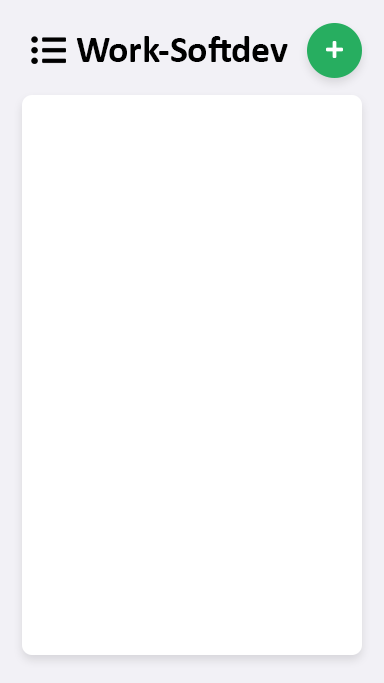
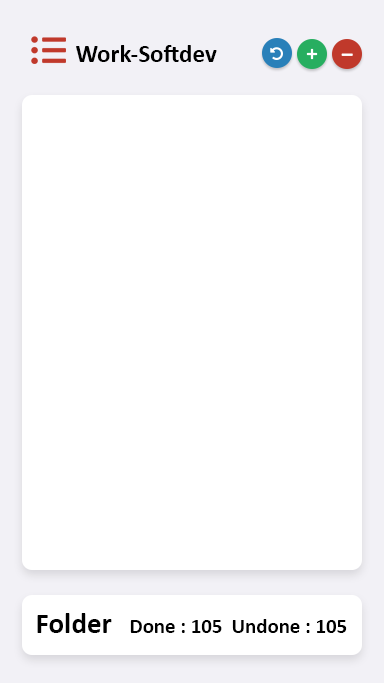
Layer changes from the first 384 x 683 image to the second:
moved "plus-solid" (1st of 2, in "Group 2 copy") into group "Group 2 copy" over [326, 41, 343, 58]
added group "undone" with 2 layers above "done" over [262, 38, 292, 68]
added layer "undo-alt-solid" in group "undone" over [270, 47, 283, 60]
added layer "Ellipse 1" (2nd of 5, in "undone") in group "undone" over [262, 38, 292, 68]
added group "add" with 2 layers above "del" over [297, 39, 327, 69]
added layer "plus-solid" (2nd of 2, in "add") in group "add" over [306, 48, 318, 60]
added layer "Ellipse 1" (4th of 5, in "add") in group "add" over [297, 39, 327, 69]
added layer "minus-solid" in group "del" over [341, 53, 353, 56]
painted on "Ellipse 1" (5th of 5, in "del") over [307, 23, 362, 78]
added layer "Done : 105" in group "Group 1" over [130, 620, 222, 633]
added layer "Undone : 105" in group "Group 1" over [232, 619, 347, 633]
added layer "Folder" in group "Group 1" over [37, 613, 112, 633]
painted on "Work-Softdev" over [76, 36, 288, 62]
added layer "Rectangle 1 copy" above "Rectangle 1" over [22, 595, 362, 633]
painted on "Rectangle 1" over [22, 561, 362, 633]
